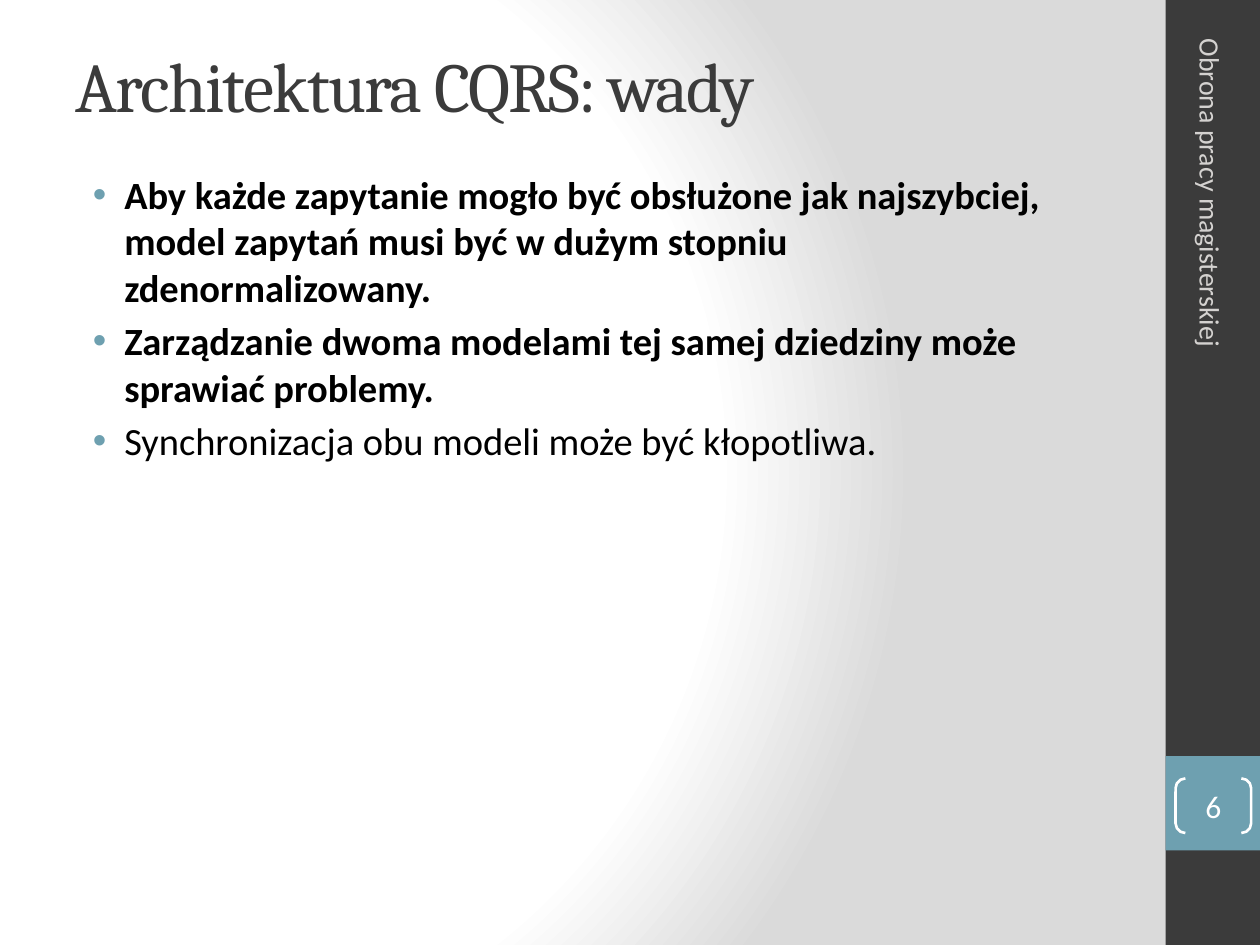
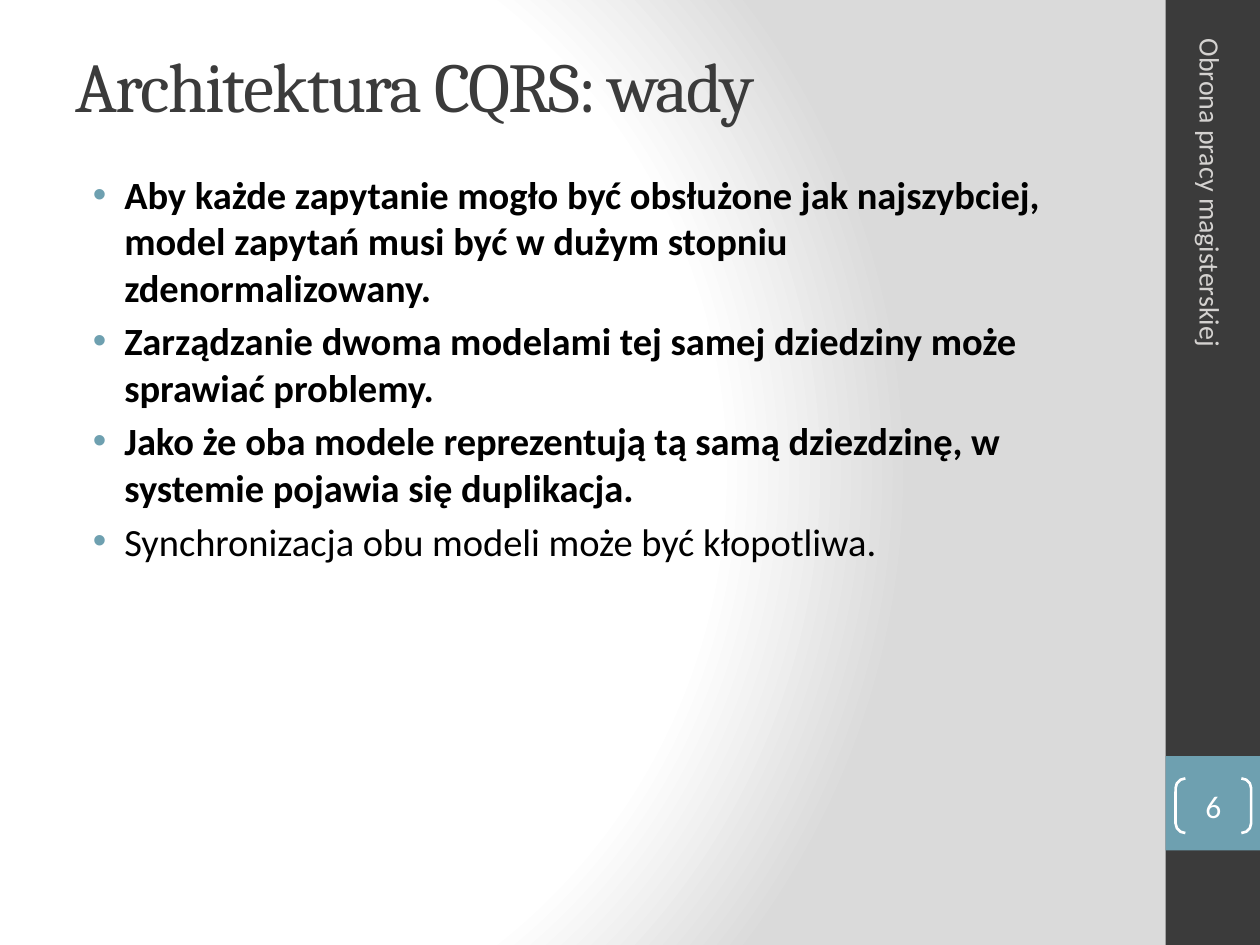
Before and after one commit to manisero/MasterThesis, a slide deck: slide 6 of thesis/presentation/presentation.pptx. Drawn at 1260x945 pixels with LibreOffice and Linux fonts; fonts in the diff are those of the drawing. Boxes give left, top, right and bottom in pixels: in the first picture for what was removed or moved away, otherwise in the second. Text is boxed around its words. In the diff, an @@ line names an element or a change of style, - is before the commit and + after.

```diff
--- a/thesis/presentation/presentation.pptx
+++ b/thesis/presentation/presentation.pptx
@@ text at (124, 428, 1000, 509): paragraph added @@
+• Jako że oba modele reprezentują tą samą dziezdzinę, w systemie pojawia się duplikacja.
```
Also in this commit, not shown: 6 other slides changed, 5 slides added, 1 slide removed, 6 other files.
